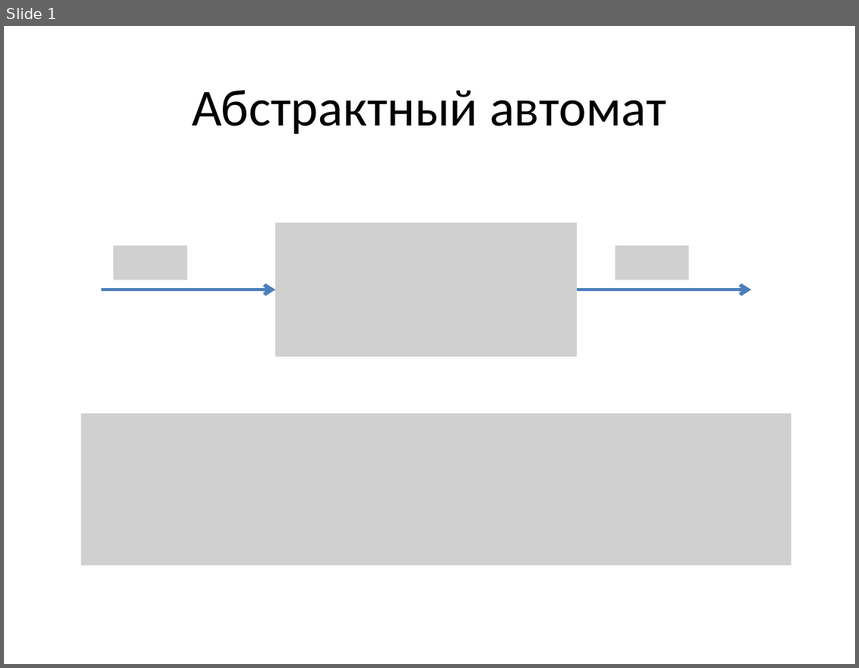
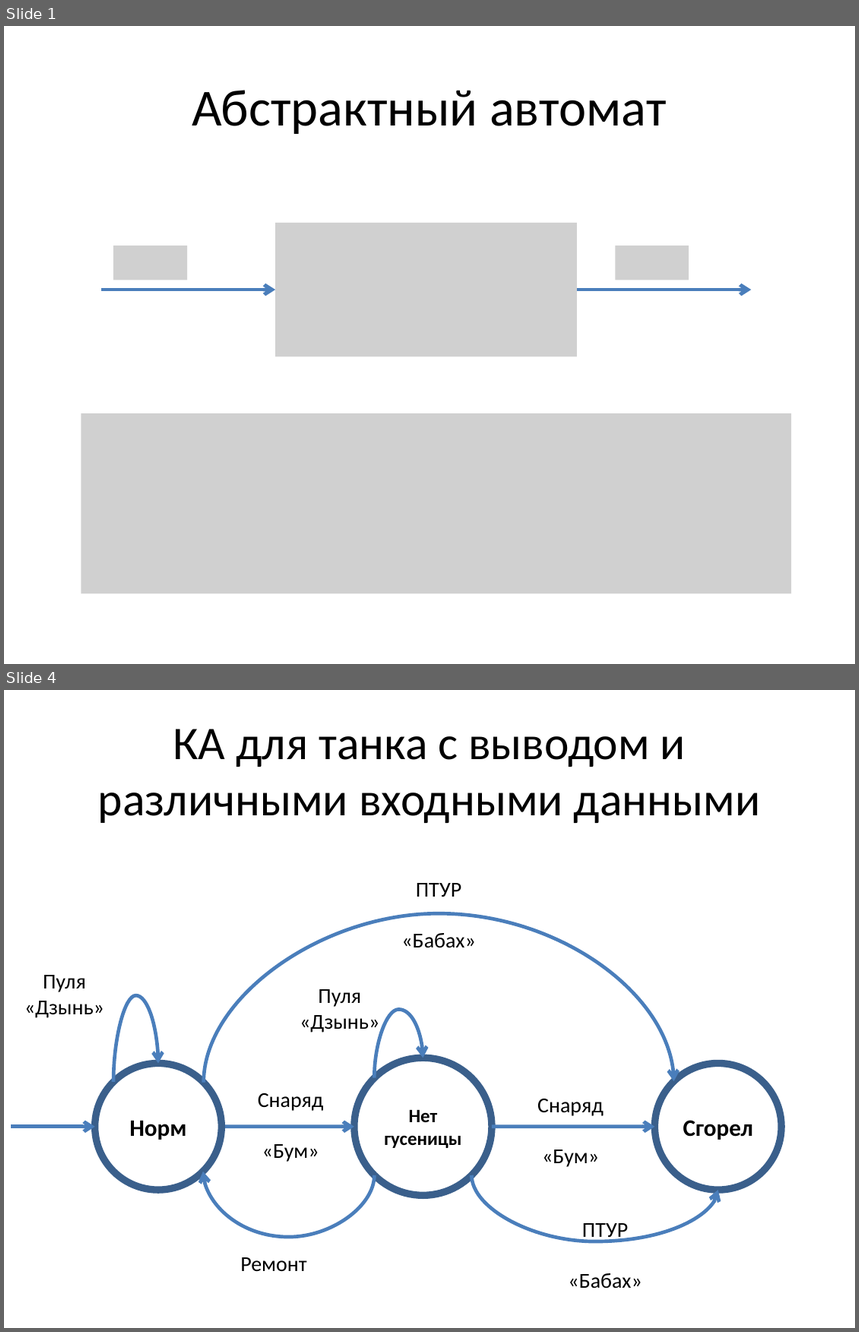
Before and after one commit to iglar14/vvp, a slide deck: lec_state_machine/statemachine.pptx. Shown one above the other, each under a label of ours: slide 1 before the commit, slides 1 and 4 after it; the slides between them are not shown. The pictures are 859x668 and 859x1332 pixels, drawn with LibreOffice and Linux fonts; fonts in the diff are those of the drawing; grey boxes stand for pictures. Boxes give left, top, right and bottom in pixels: in the first picture for what was removed or moved away, otherwise in the second. Text is boxed around its words. In the diff, an @@ line names an element or a change of style, - is before the commit and + after.

```diff
--- a/lec_state_machine/statemachine.pptx
+++ b/lec_state_machine/statemachine.pptx
@@ slide 4 added at box(4, 690, 855, 1328), background #FFFFFF @@
@@ title added at box(98, 729, 761, 823), 39.6 pt, text #000000 @@
+КА для танка с выводом и различными входными данными
@@ text added at box(401, 883, 475, 948), 18 pt, text #000000 @@
+ПТУР
+«Бабах»
@@ curved arrow added from (204, 1082) to (674, 1081), #4B7EBC 3 pt @@
@@ text added at box(25, 975, 104, 1018), 18 pt, text #000000 @@
+Пуля
+«Дзынь»
@@ curved arrow added from (113, 1082) to (158, 1064), #4B7EBC 3 pt @@
@@ text added at box(300, 989, 379, 1034), 18 pt, text #000000 @@
+Пуля
+«Дзынь»
@@ curved arrow added from (374, 1078) to (423, 1058), #4B7EBC 3 pt @@
@@ ellipse added at box(95, 1064, 222, 1191), outline #3A5F8C 6 pt, 20 pt, text #000000, bold @@
+Норм
@@ ellipse added at box(354, 1058, 492, 1195), outline #3A5F8C 6 pt, 16 pt, text #000000, bold @@
+Нет гусеницы
@@ ellipse added at box(655, 1064, 782, 1191), outline #3A5F8C 6 pt, 20 pt, text #000000, bold @@
+Сгорел
@@ text added at box(258, 1094, 324, 1162), 18 pt, text #000000 @@
+Снаряд
+«Бум»
@@ text added at box(538, 1099, 604, 1167), 18 pt, text #000000 @@
+Снаряд
+«Бум»
@@ arrow added from (11, 1127) to (95, 1127), #4B7EBC 3 pt @@
@@ arrow added from (222, 1127) to (354, 1127), #4B7EBC 3 pt @@
@@ arrow added from (492, 1127) to (655, 1127), #4B7EBC 3 pt @@
@@ curved arrow added from (374, 1175) to (203, 1172), #4B7EBC 3 pt @@
@@ curved arrow added from (472, 1175) to (718, 1191), #4B7EBC 3 pt @@
@@ text added at box(568, 1224, 642, 1289), 18 pt, text #000000 @@
+ПТУР
+«Бабах»
@@ text added at box(240, 1258, 306, 1272), 18 pt, text #000000 @@
+Ремонт
@@ slide 1 changed as well @@
@@ picture: place and size @@
-picture at box(82, 414, 792, 565)
+picture at box(82, 414, 792, 594)
```
Also in this commit, not shown: 2 other slides changed, 2 other slides added, 2 other files.
